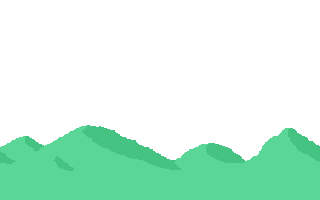
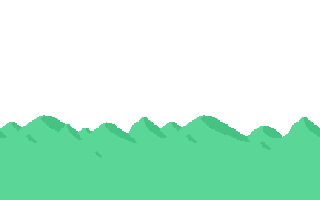
Layer changes from the first 320px x 200px image to the second:
hid "Calque Copié #1" over (0, 125, 320, 171)
added layer "Calque Copié #2" above "Arrière-plan" over (0, 115, 320, 171)
